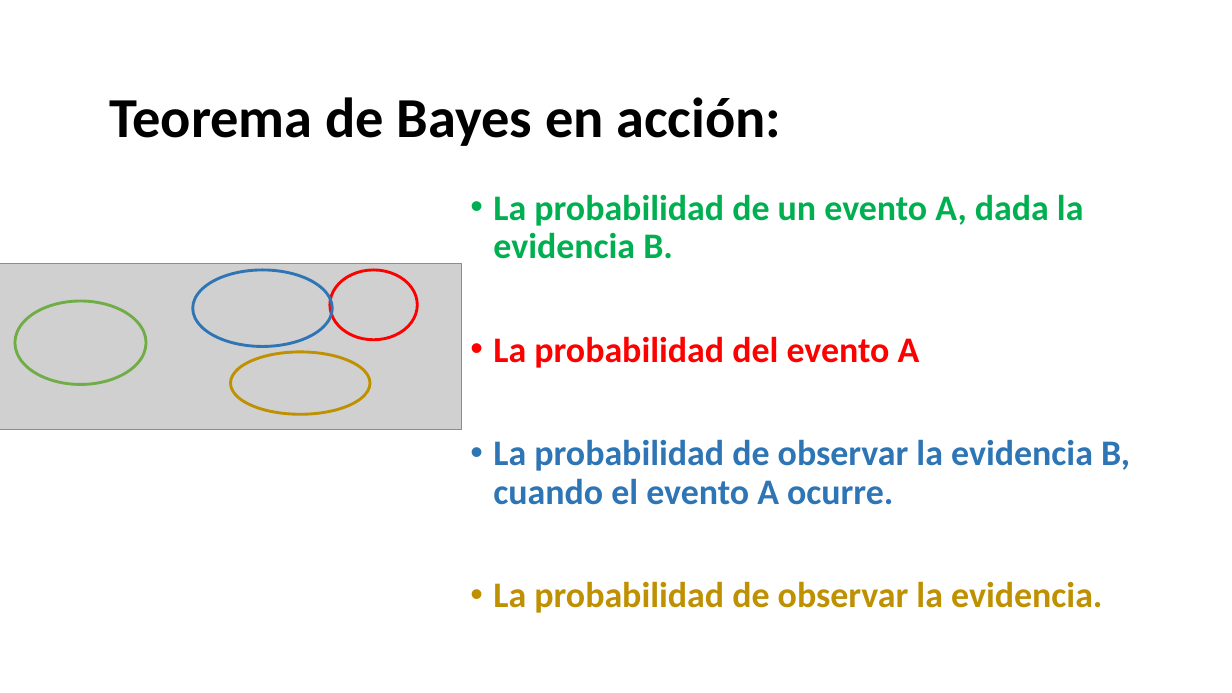
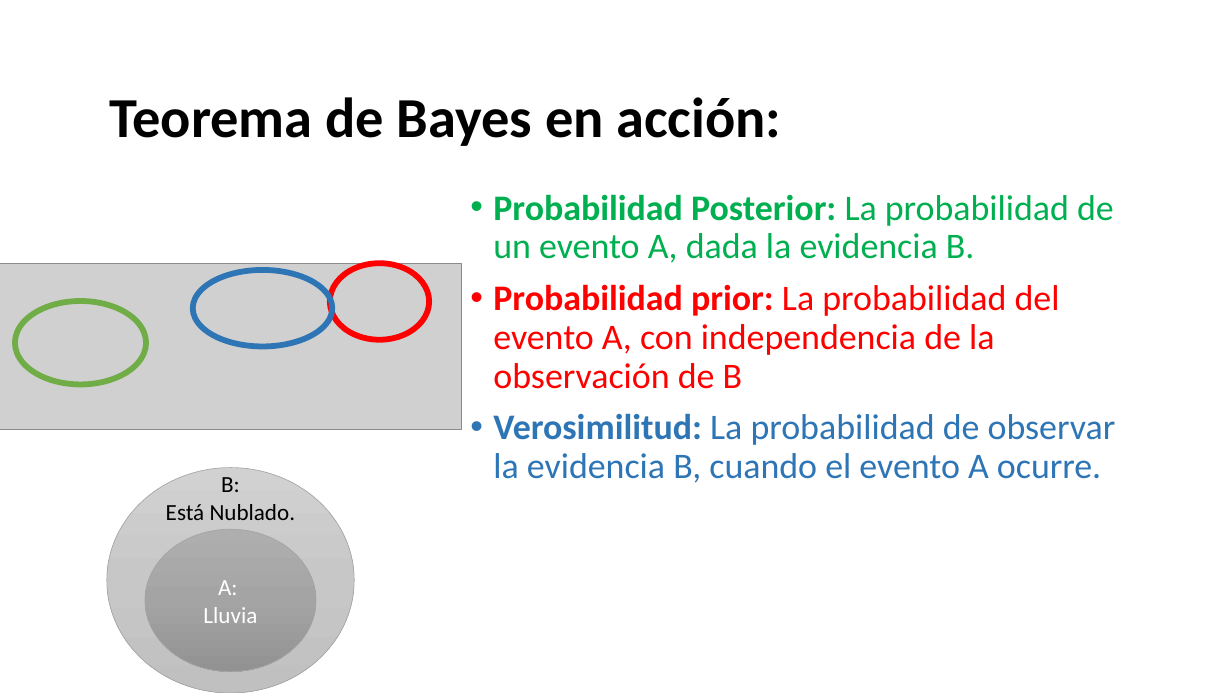
Before and after one commit to Adrifelcha/afchavez-019, a slide deck: slide 63 of JeanPiaget/2019-2020/Cuarentena/Sexto - Clases Remotas/AMC2020_InferenciaProbabilistica-1.pptx (slide 39 before the commit). Drawn at 1232x693 pixels with LibreOffice and Linux fonts; fonts in the diff are those of the drawing; grey boxes stand for pictures. Boxes give left, top, right and bottom in pixels: in the first picture for what was removed or moved away, otherwise in the second. Text is boxed around its words. In the diff, an @@ line names an element or a change of style, - is before the commit and + after.

```diff
--- a/JeanPiaget/2019-2020/Cuarentena/Sexto - Clases Remotas/AMC2020_InferenciaProbabilistica-1.pptx
+++ b/JeanPiaget/2019-2020/Cuarentena/Sexto - Clases Remotas/AMC2020_InferenciaProbabilistica-1.pptx
@@ text at (x1=493, y1=194, x2=1116, y2=483): text changed; text colour #2E75B6 to #FF0000; bold off @@
-• La probabilidad de un evento A, dada la evidencia B.
-• La probabilidad del evento A
-• La probabilidad de observar la evidencia B, cuando el evento A ocurre.
-• La probabilidad de observar la evidencia.
+• Probabilidad Posterior: La probabilidad de un evento A, dada la evidencia B.
+• Probabilidad prior: La probabilidad del evento A, con independencia de la observación de B
+• Verosimilitud: La probabilidad de observar la evidencia B, cuando el evento A ocurre.
@@ ellipse resized from (x1=330, y1=270, x2=418, y2=340) to (x1=330, y1=263, x2=429, y2=340) @@
@@ ellipse at (x1=330, y1=263, x2=429, y2=340): outline #FF0000 2.25 pt to #FF0000 4.5 pt @@
@@ ellipse at (x1=193, y1=270, x2=333, y2=347): outline #2E75B6 2.25 pt to #2E75B6 4.5 pt @@
@@ ellipse at (x1=15, y1=301, x2=146, y2=384): outline #70AD47 2.25 pt to #70AD47 4.5 pt @@
@@ ellipse removed at (x1=230, y1=352, x2=370, y2=415) @@
@@ ellipse added at (x1=107, y1=468, x2=355, y2=693), fill gradient #D2D2D2 to #C8C8C8 to #C0C0C0, outline #A5A5A5 0.5 pt, 18 pt, text #000000 @@
+B:
+Está Nublado.
@@ ellipse added at (x1=145, y1=530, x2=316, y2=672), fill gradient #AFAFAF to #A5A5A5 to #939393, outline #A5A5A5 0.5 pt, 18 pt, text #FFFFFF @@
+A:
+Lluvia
```
Also in this commit, not shown: 12 other slides changed, 69 slides added, 8 slides removed, 16 other files.
